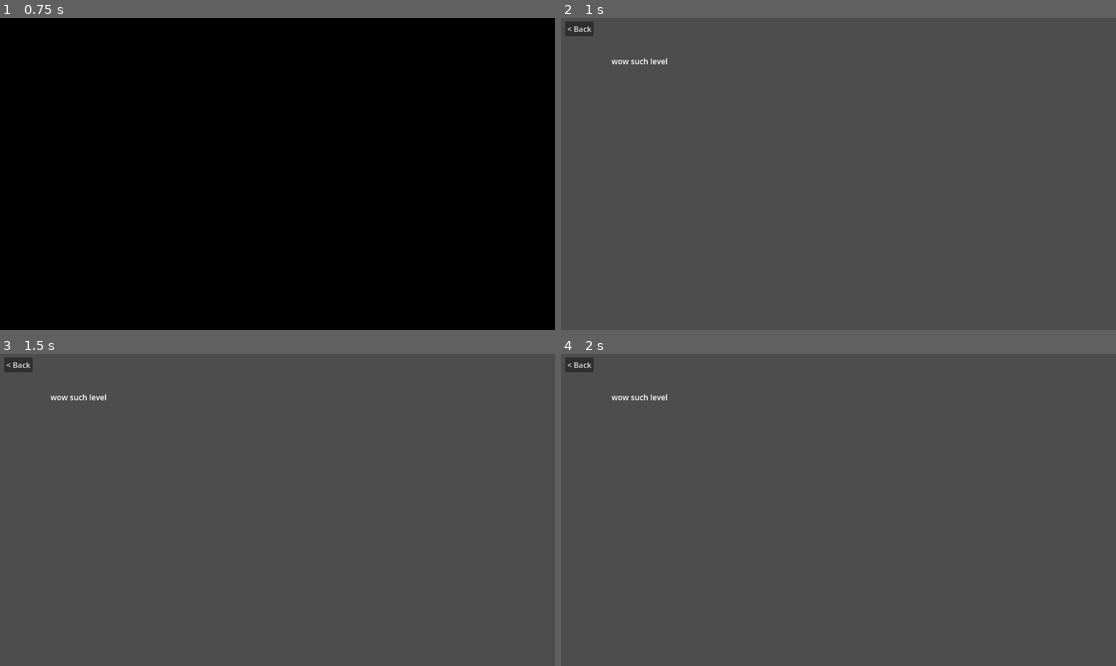
Above: before the commit, frames 1-4 (two rows, left to right).
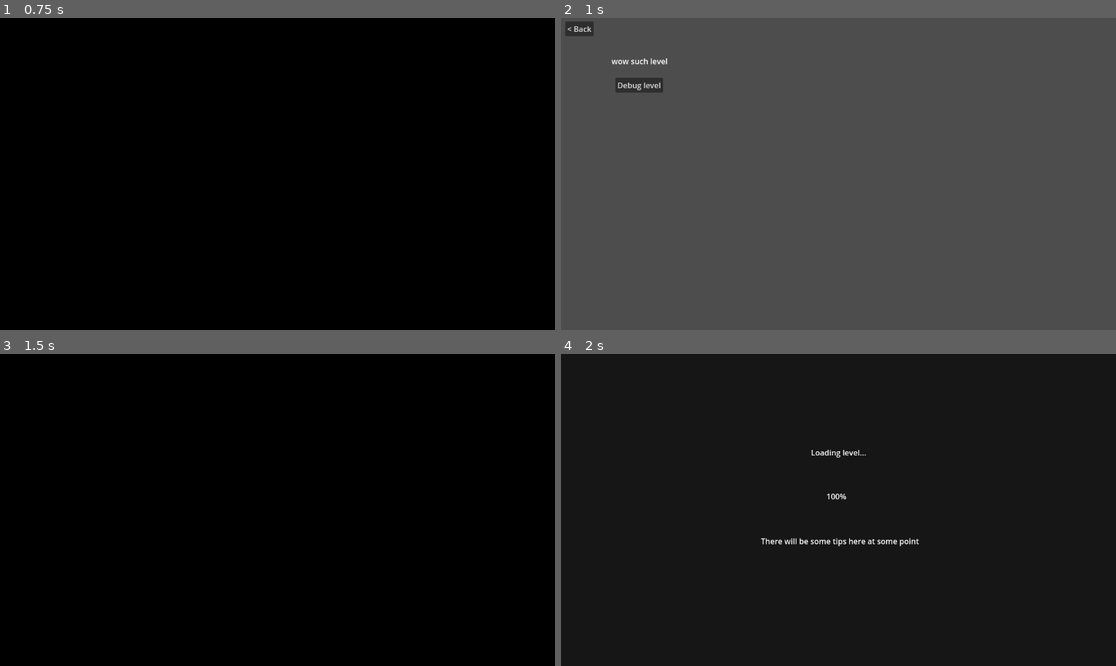
Above: after the commit, the same moments.

Repository: cruel-unusual-media/shotgun-hands
Game: Godot game, scene res://Menus-UI/menus/main_menu.tscn
Same seed, same stepped clock (60 frames per second), same inputs: the game is played once before the commit and once after it.
Inputs (mouse positions are in pixels of both pictures, inside the frame that each line leads up to):
- Up to frame 1 (0.75 s): click "Play" at 0.5 s
- Up to frame 2 (1 s): no input
- Up to frame 3 (1.5 s): click (77, 422) at 1.25 s, where only the run after the commit has a clickable "Debug level"
- Up to frame 4 (2 s): no input

Frame 1 is identical in both runs. In frame 2, 0.4% of the frame differs, in the area x 9-19%, y 19-24%; in frame 3, 100%, in the area x 0-100%, y 0-100%; in frame 4, 100%.

Commit message:
update project

Diff:
--- a/Menus-UI/menus/level_selection.gd
+++ b/Menus-UI/menus/level_selection.gd
@@ -13,3 +13,7 @@
 
 func _on_back_to_main_menu_button_down() -> void:
 	SceneManager.switch_to_menu(GlobalEnums.Menus.MAIN)
+
+
+func _on_debug_level_button_down() -> void:
+	LevelManager.launch_level("debug_level")
--- a/Menus-UI/menus/level_selection.tscn
+++ b/Menus-UI/menus/level_selection.tscn
@@ -27,4 +27,13 @@
 offset_bottom = 38.0
 text = "< Back"
 
+[node name="DebugLevel" type="Button" parent="."]
+layout_mode = 0
+offset_left = 113.0
+offset_top = 124.0
+offset_right = 212.0
+offset_bottom = 155.0
+text = "Debug level"
+
 [connection signal="button_down" from="BackToMainMenu" to="." method="_on_back_to_main_menu_button_down"]
+[connection signal="button_down" from="DebugLevel" to="." method="_on_debug_level_button_down"]
--- a/project.godot
+++ b/project.godot
@@ -24,6 +24,7 @@
 GameLogger="*res://Globals/Scripts/GameLogger.gd"
 GlobalEnums="*res://Globals/Scripts/GlobalEnums.gd"
 SceneManager="*res://Globals/Scripts/SceneManager.gd"
+LevelManager="*res://Globals/Scripts/LevelManager.gd"
 
 [rendering]
 
Not shown: 1 places in Menus-UI/menus/level_selection.tscn that only renumber resources
